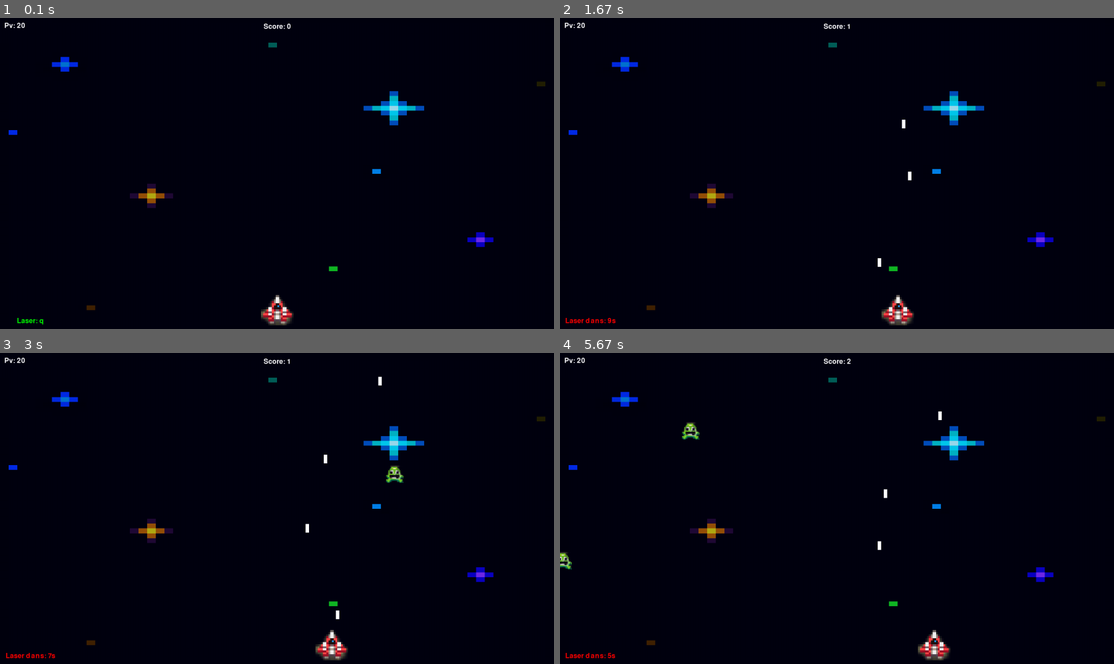
Above: before the commit, frames 1-4 (two rows, left to right).
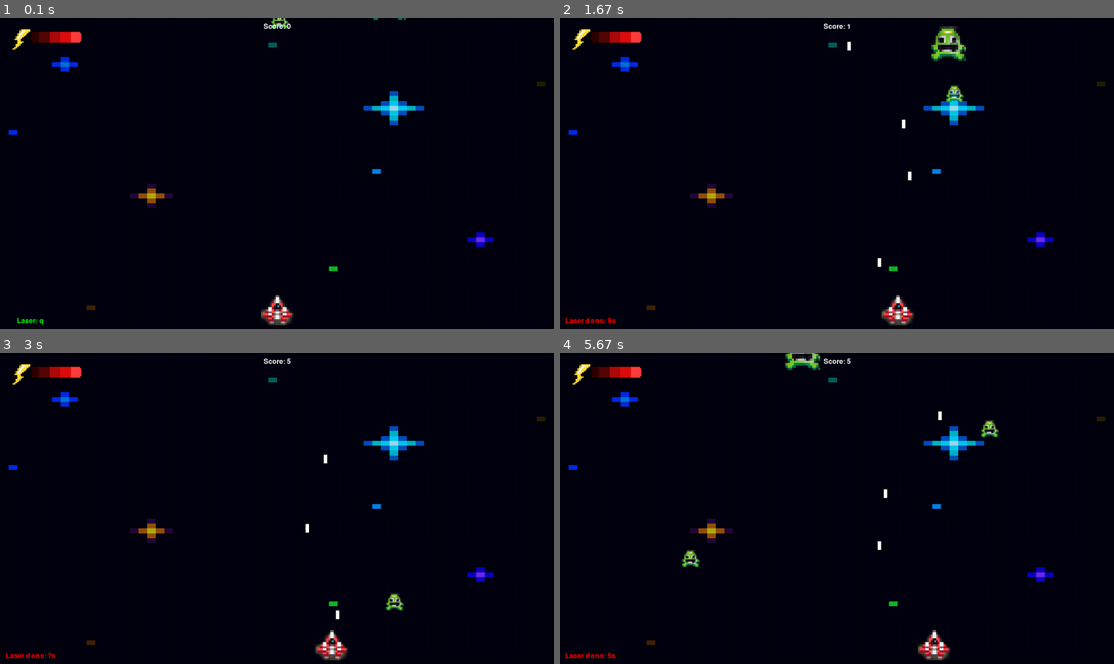
Above: after the commit, the same moments.

Repository: CatChow0/projet_python
Game: pygame game, started from main.py
Two runs of this game, one before a commit and one after it. Both use one fixed random seed, a clock stepped at 60 frames per second and the inputs below.
Inputs:
- Up to frame 1 (0.1 s): no input
- Up to frame 2 (1.67 s): tap Q at 0.33 s; hold Right 0.67-1.13 s; tap Space at 0.73, 1.03, 1.23, 1.57 s; hold Up 1.17-1.47 s; hold Right from 1.5 s (still down)
- Up to frame 3 (3 s): tap Space at 1.87, 2.07, 2.37, 2.63, 2.97 s; release Right at 1.97 s; hold Left 2-2.53 s; hold Down 2.57-2.87 s; hold Left from 2.9 s (still down)
- Up to frame 4 (5.67 s): tap Space at 3.27, 3.4, 3.8, 4.1, 4.47, 4.87, 5.17, 5.37 s; release Left at 3.3 s; hold Up 3.33-3.7 s; hold Right 3.73-4.37 s; hold Down 4.4-4.77 s; hold Left 4.8-5.27 s; hold Right from 5.3 s (still down)

The runs differ from the first frame. In frame 1, 0.5% of the frame differs, in the area x 0-74%, y 0-11%; in frame 2, 1.1%; in frame 3, 0.7%; in frame 4, 1.2%, in the area x 0-80%, y 0-70%.

Commit message:
n°3 - un enemy alternatif + bar de vie

Diff:
--- a/main.py
+++ b/main.py
@@ -20,9 +20,27 @@
 
 # Load the enemy sprite
 enemy_image = pygame.image.load("enemy.png").convert_alpha()
+enemy_alt_image = pygame.image.load("enemy_alt.png").convert_alpha()
 
 # Load Beam sprite
 beam_image = pygame.image.load("beam.png").convert_alpha()
+
+# Load the life bar sprite
+life_bar_image = pygame.image.load("LifeBarFull.png").convert_alpha()
+life_bar_image1hit = pygame.image.load("LifeBar1hit.png").convert_alpha()
+life_bar_image2hit = pygame.image.load("LifeBar2hit.png").convert_alpha()
+life_bar_image3hit = pygame.image.load("LifeBar3hit.png").convert_alpha()
+life_bar_image4hit = pygame.image.load("LifeBar4hit.png").convert_alpha()
+life_bar_imageDead = pygame.image.load("LifeBarDead.png").convert_alpha()
+life_bar_imageFull = life_bar_image
+
+# Set up the life bar
+life_bar_size = (200,75)
+life_bar_image = pygame.transform.scale(life_bar_image,life_bar_size)
+life_bar_rect = life_bar_image.get_rect()
+life_bar_rect.left = 10
+life_bar_rect.top = 10
+player_pv = 25
 
 # Set up the player
 player_size = (75,75)
@@ -30,7 +48,6 @@
 player_rect = player_image.get_rect()
 player_rect.centerx = width // 2
 player_rect.bottom = height - 10
-player_pv = 20
 player_speed = 7
 
 # Set up the bullets
@@ -44,21 +61,92 @@
 skill_bullet_speed = 20
 q_cooldown = 0
 
-# Set up the enemies
+# Set up the normal enemies
 enemy_size = (40,40)
 enemy_image = pygame.transform.scale(enemy_image, enemy_size)
 enemy_list = []
 enemy_speed = 5
 enemy_spawn_rate = 60
-enemy_spawn_counter = 0
+enemy_spawn_counter = 60
+
+# Set up the normal enemies alternate
+enemy_alt_size = (80,80)
+enemy_alt_image = pygame.transform.scale(enemy_alt_image, enemy_alt_size)
+enemy_alt_list = []
+enemy_alt_speed = 1
+enemy_alt_spawn_rate = 300
+enemy_alt_spawn_counter = 300
 
 # Set up the score
 score = 0
 font = pygame.font.SysFont(None, 24)
 
+def update_life_bar(x):
+    x = pygame.transform.scale(x,life_bar_size)
+    screen.blit(x, life_bar_rect)
+
+def truc(mob_rect,mob_list):
+    # Detect collisions bullet
+    for bullet_rect in bullet_list:
+        for mob_rect in mob_list:
+            if bullet_rect.colliderect(mob_rect):
+                mob_list.remove(mob_rect)
+                bullet_list.remove(bullet_rect)
+                if mob_rect == enemy_alt_rect:
+                    return int(3)
+                else:
+                    return int(1)
+
+    # Detect collisions skills bullet
+    for skill_bullet_rect in skill_bullet_list:
+        for mob_rect in mob_list:
+            if skill_bullet_rect.colliderect(mob_rect):
+                mob_list.remove(mob_rect)
+                if mob_rect == enemy_alt_rect:
+                    return int(3)
+                else:
+                    return int(1)
+
+    return int(0)
+
 # Main game loop
 running = True
 while running:
+
+    while player_pv <= 0:
+        for event in pygame.event.get():
+            if event.type == pygame.QUIT:
+                pygame.quit()
+                exit()
+            elif event.type == pygame.KEYDOWN:
+                if event.key == pygame.K_RETURN:
+                    running = True
+                    player_pv = 25
+                    score = 0
+                    enemy_list = []
+                    enemy_alt_list = []
+                    bullet_list = []
+                    skill_bullet_list = []
+                    q_cooldown = 0
+                    life_bar_image = life_bar_imageFull
+                elif event.key == pygame.K_ESCAPE:
+                    pygame.quit()
+                    exit()
+                # Set up the game over message
+                game_over_text = font.render("Game Over", True, (255, 0, 0))
+                game_over_rect = game_over_text.get_rect(center=(width/2, height/2-20))
+                screen.blit(game_over_text, game_over_rect)
+
+                final_score_text = font.render("Score final: " + str(score), True, (255, 255, 255))
+                final_score_rect = final_score_text.get_rect(center=(width/2, height/2+20))
+                screen.blit(final_score_text, final_score_rect)
+
+                restart_text = font.render("Appuyez sur Entrée pour rejouer ou sur Echap pour quitter", True, (255, 255, 255))
+                restart_rect = restart_text.get_rect(center=(width/2, height/2+60))
+                screen.blit(restart_text, restart_rect)
+
+                pygame.display.flip()
+                clock.tick(60)
 
     # Handle events
     for event in pygame.event.get():
@@ -103,6 +191,9 @@
     for enemy_rect in enemy_list:
         enemy_rect.move_ip(0, enemy_speed)
 
+    for enemy_alt_rect in enemy_alt_list:
+        enemy_alt_rect.move_ip(0,enemy_alt_speed)
+
     # Spawn new enemies
     enemy_spawn_counter += 1
     if enemy_spawn_counter >= enemy_spawn_rate:
@@ -112,20 +203,16 @@
         enemy_list.append(enemy_rect)
         enemy_spawn_counter = 0
 
-    # Detect collisions bullet
-    for bullet_rect in bullet_list:
-        for enemy_rect in enemy_list:
-            if bullet_rect.colliderect(enemy_rect):
-                enemy_list.remove(enemy_rect)
-                bullet_list.remove(bullet_rect)
-                score += 1
-
-    # Detect collisions skills bullet
-    for skill_bullet_rect in skill_bullet_list:
-        for enemy_rect in enemy_list:
-            if skill_bullet_rect.colliderect(enemy_rect):
-                enemy_list.remove(enemy_rect)
-                score += 1
+    enemy_alt_spawn_counter += 1
+    if enemy_alt_spawn_counter >= enemy_alt_spawn_rate:
+        enemy_alt_rect = enemy_alt_image.get_rect()
+        enemy_alt_rect.centerx = random.randint(0, width)
+        enemy_alt_rect.top = -enemy_alt_rect.height
+        enemy_alt_list.append(enemy_alt_rect)
+        enemy_alt_spawn_counter = 0
+
+    score = score + truc(enemy_rect,enemy_list)
+    score = score + truc(enemy_alt_rect,enemy_alt_list)
 
     # Detect collisions player
     for enemy_rect in enemy_list:
@@ -133,25 +220,54 @@
             enemy_list.remove(enemy_rect)
             player_pv -= 5
 
+    for enemy_alt_rect in enemy_alt_list:
+        if player_rect.colliderect(enemy_alt_rect):
+            enemy_alt_list.remove(enemy_alt_rect)
+            player_pv -= 10
+
     # Draw the screen
     screen.fill((0, 0, 0))
     screen.blit(bg,(0,0))
     screen.blit(player_image, player_rect)
+
     # Draw bullet
     for bullet_rect in bullet_list:
         pygame.draw.rect(screen, (255, 255, 255), bullet_rect)
     for skill_bullet_rect in skill_bullet_list:
         screen.blit(beam_image, skill_bullet_rect)
+
     # Render enemy
     for enemy_rect in enemy_list:
         screen.blit(enemy_image, enemy_rect)
+
+    for enemy_alt_rect in enemy_alt_list:
+        screen.blit(enemy_alt_image, enemy_alt_rect)
+
     # Draw score
     score_text = font.render("Score: " + str(score), True, (255, 255, 255))
     score_rect = score_text.get_rect(center=(width/2,20))
     screen.blit(score_text, score_rect)
+
     # Draw life
-    pv_text = font.render("Pv: " + str(player_pv), True, (255,255,255))
-    screen.blit(pv_text, (10,10))
+    if player_pv >= 25:
+        life_bar_image = life_bar_imageFull
+        update_life_bar(life_bar_image)
+    elif player_pv >= 20:
+        life_bar_image = life_bar_image1hit
+        update_life_bar(life_bar_image)
+    elif player_pv >= 15:
+        life_bar_image = life_bar_image2hit
+        update_life_bar(life_bar_image)
+    elif player_pv >= 10:
+        life_bar_image = life_bar_image3hit
+        update_life_bar(life_bar_image)
+    elif player_pv >= 5:
+        life_bar_image = life_bar_image4hit
+        update_life_bar(life_bar_image)
+    elif player_pv <= 0:
+        life_bar_image = life_bar_imageDead
+        update_life_bar(life_bar_image)
+
     # Drow cooldown
     if q_cooldown > 0:
         q_cooldown_rt = round(q_cooldown/60)
@@ -159,6 +275,7 @@
         q_skill_rect = q_skill_text.get_rect(center=(70,height-20))
         screen.blit(q_skill_text, q_skill_rect)
         q_cooldown -= 1
+
     elif q_cooldown == 0:
         q_skill_text = font.render("Laser: q", True, (0,255,0))
         q_skill_rect = q_skill_text.get_rect(center=(70,height-20))
Binary file added: enemy_alt.png
